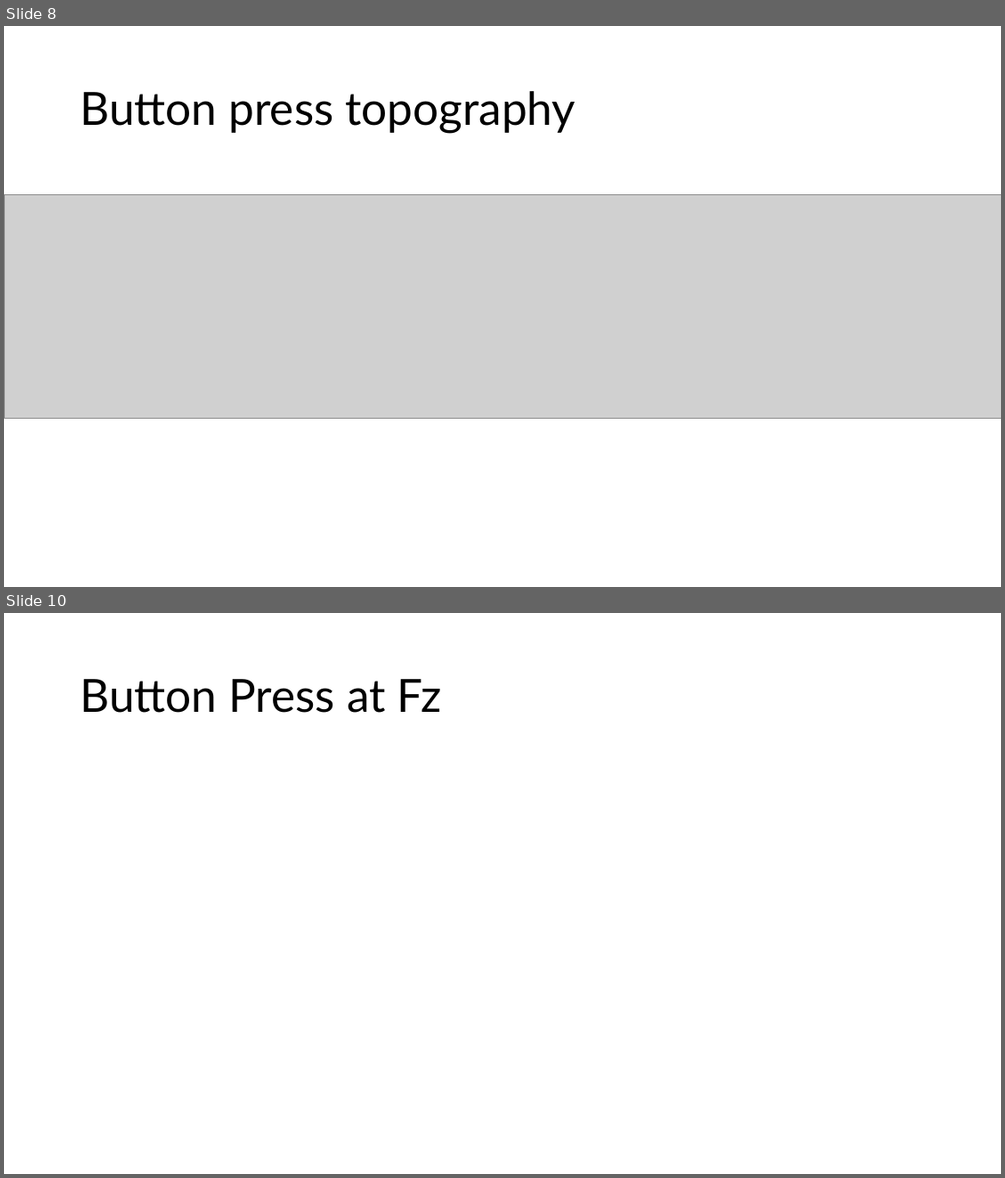
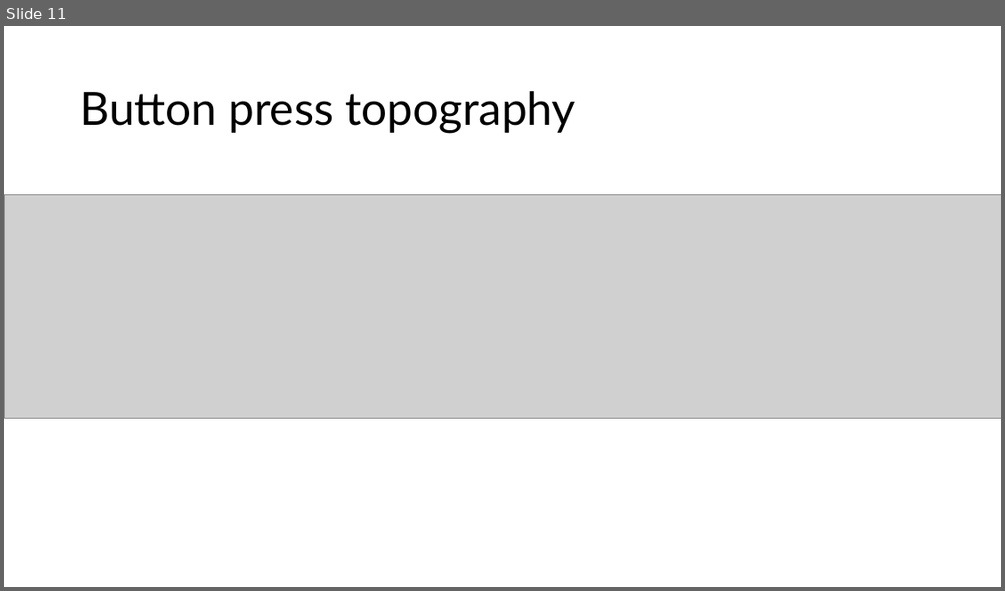
Before and after one commit to brichard28/MILD-Master, a slide deck: mild_master_neuroimaging_pilot.pptx. Shown one above the other, each under a label of ours: slides 8 and 10 before the commit, slide 11 after it; the slides between them are not shown. The pictures are 1005x1178 and 1005x591 pixels, drawn with LibreOffice and Linux fonts; fonts in the diff are those of the drawing; grey boxes stand for pictures. Boxes give left, top, right and bottom in pixels: in the first picture for what was removed or moved away, otherwise in the second. Text is boxed around its words. In the diff, an @@ line names an element or a change of style, - is before the commit and + after.

```diff
--- a/mild_master_neuroimaging_pilot.pptx
+++ b/mild_master_neuroimaging_pilot.pptx
@@ slide 10 removed at (x1=4, y1=613, x2=1001, y2=1174), background #FFFFFF @@
@@ title removed at (x1=80, y1=679, x2=442, y2=713) @@
-Button Press at Fz
@@ what was slide 8 is now slide 11 @@
```
Also in this commit, not shown: 2 slides changed, 10 slides added, 4 other slides removed, 7 other files.
